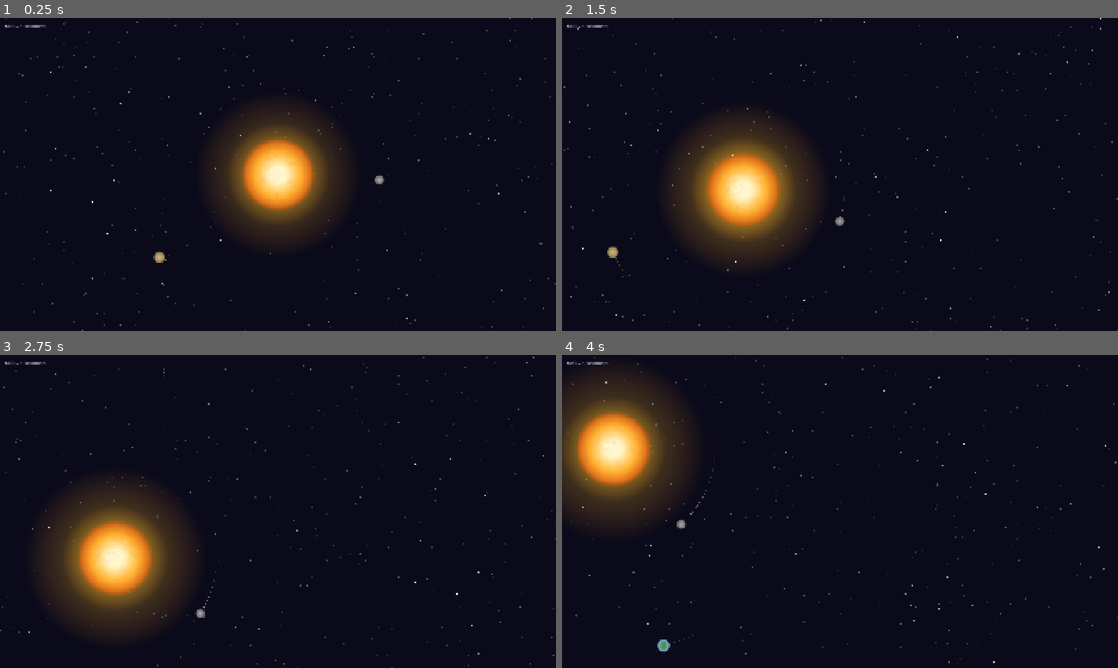
Above: before the commit, frames 1-4 (two rows, left to right).
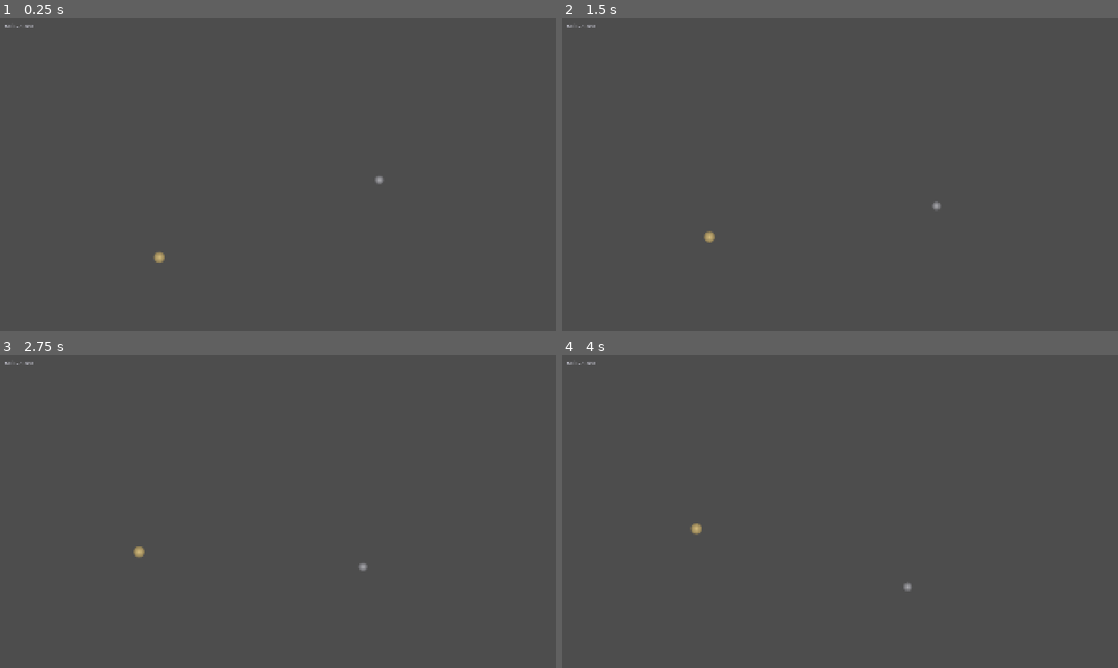
Above: after the commit, the same moments.

Repository: avantgardian/godot-space-idle
Game: Godot game, scene res://scenes/main.tscn
Two runs of this game, one before a commit and one after it. Both use one fixed random seed, a clock stepped at 60 frames per second and the inputs below.
Inputs (mouse positions are in pixels of both pictures, inside the frame that each line leads up to):
- Up to frame 1 (0.25 s): no input
- Up to frame 2 (1.5 s): tap Enter at 0.5 s; move the mouse to (962, 158) at 0.52 s; hold Right (ui_right) 0.53-1.25 s; tap L at 0.6 s; click (962, 158) at 0.67 s; drag from (728, 190) to (812, 237) at 1.27 s
- Up to frame 3 (2.75 s): move the mouse to (333, 442) at 2.02 s; hold Right (ui_right) from 2.03 s (still down); tap L at 2.1 s
- Up to frame 4 (4 s): release Right (ui_right) at 2.75 s; drag from (812, 574) to (673, 464) at 2.77 s; move the mouse to (1006, 558) at 3.52 s; hold Left (ui_left) from 3.53 s (still down); tap L at 3.6 s

The runs differ from the first frame. In frame 1, 100% of the frame differs, in the area x 0-100%, y 0-100%; in frame 2, 100%; in frame 3, 100%; in frame 4, 100%.
Error after the commit: Parse Error: Only identifier, attribute access, and subscription access can be used as assignment target. (res://scripts/main.gd:77)

Commit message:
feat: add planet mass display to UI

Diff:
--- a/scripts/main.gd
+++ b/scripts/main.gd
@@ -32,6 +32,7 @@
 
 var sun_mass: float = 1.0
 var _mass_label: Label
+var _planet_mass_labels: Array[Label]
 var _collision_flash: float = 0.0
 var _impact_rings: Array[Dictionary]
 var _asteroids: Array[Node2D]
@@ -61,6 +62,28 @@
 	for p in _planet_data:
 		p.node.collided_with_sun.connect(_on_planet_collided.bind(p))
 		_create_orbit_line(p.orbit_name, p.node, p.color0, p.color1)
+	_setup_planet_mass_ui()
+
+func _setup_planet_mass_ui():
+	_planet_mass_labels = []
+	var container := VBoxContainer.new()
+	container.name = "PlanetMassList"
+	container.position = Vector2(16, 44)
+	container.add_theme_constant_override("separation", 2)
+	$UI.add_child(container)
+
+	var title := Label.new()
+	title.text = "Planets (M☉):"
+	title.theme_override_colors/font_color = Color(0.8, 0.8, 0.85, 1)
+	title.theme_override_font_sizes/font_size = 14
+	container.add_child(title)
+
+	for p in _planet_data:
+		var lbl := Label.new()
+		lbl.theme_override_colors/font_color = Color(0.7, 0.7, 0.75, 1)
+		lbl.theme_override_font_sizes/font_size = 12
+		container.add_child(lbl)
+		_planet_mass_labels.append(lbl)
 
 func _generate_star_layers():
 	var rng := RandomNumberGenerator.new()
@@ -305,6 +328,9 @@
 
 	if _mass_label:
 		_mass_label.text = "M☉ = %.7f" % sun_mass
+		var planet_names := ["Mercury", "Venus", "Earth", "Mars", "Jupiter", "Saturn", "Uranus", "Neptune"]
+		for i in _planet_data.size():
+			_planet_mass_labels[i].text = "  %s: %.2e" % [planet_names[i], _planet_data[i].node.mass]
 
 	var camera := $Camera2D as Camera2D
 	var cur_zoom: float = camera.zoom.x
